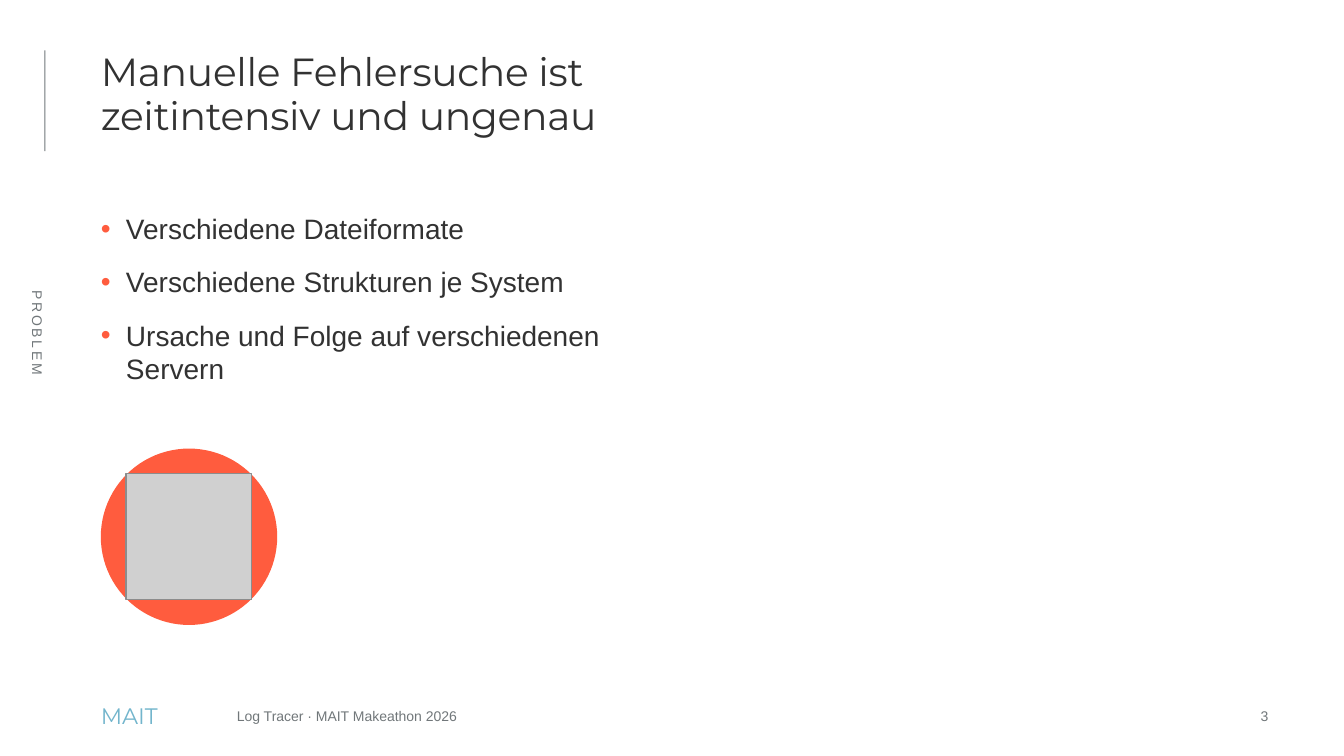
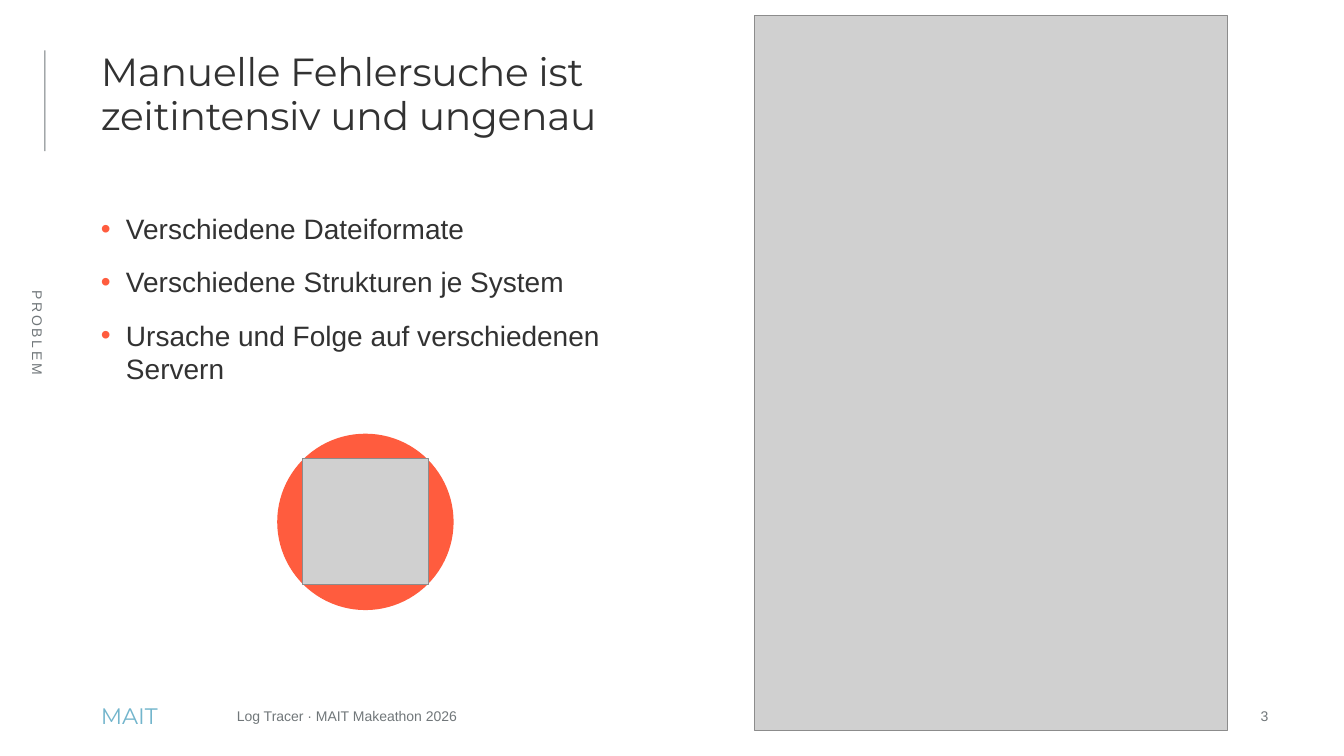
Before and after one commit to soezbay/mait-log-tracer-makeathon-2026, a slide deck: slide 3 of docs/Log Tracer – Pitch 5 Minuten.pptx. Drawn at 1344x756 pixels with LibreOffice and Linux fonts; fonts in the diff are those of the drawing; grey boxes stand for pictures. Boxes give left, top, right and bottom in pixels: in the first picture for what was removed or moved away, otherwise in the second. Text is boxed around its words. In the diff, an @@ line names an element or a change of style, - is before the commit and + after.

```diff
--- a/docs/Log Tracer – Pitch 5 Minuten.pptx
+++ b/docs/Log Tracer – Pitch 5 Minuten.pptx
@@ picture added at (755, 16, 1228, 731) @@
@@ ellipse: place and size @@
-ellipse at (101, 449, 277, 625)
+ellipse at (277, 434, 454, 610)
@@ picture: place and size @@
-picture at (126, 474, 252, 600)
+picture at (302, 459, 429, 585)
```
Also in this commit, not shown: 4 other slides changed, 2 other files.
